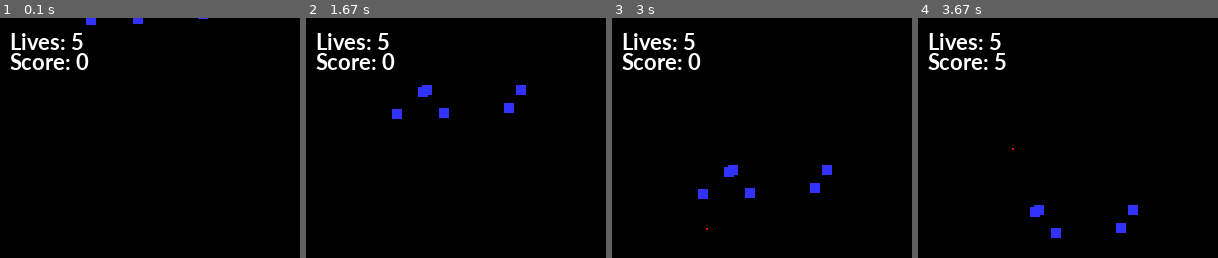
Above: before the commit, frames 1-4 (left to right).
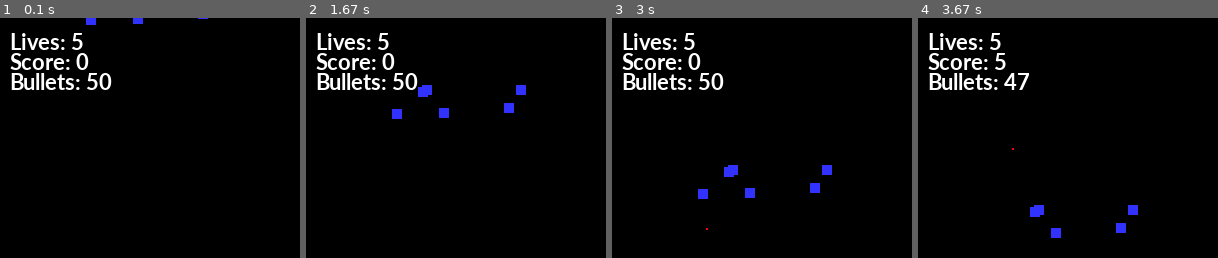
Above: after the commit, the same moments.

Repository: JavierRT7/RamosTurnes-classwork
Game: pygame game, started from pyGame/Space Invaders/Invaders.py
The game is run twice, just before and just after one commit, with the same random seed, the same clock (stepped at 60 frames per second) and the same inputs.
Inputs:
- Up to frame 1 (0.1 s): no input
- Up to frame 2 (1.67 s): hold Right 0.33-0.8 s; hold Up 0.83-1.13 s; hold Right 1.17-1.63 s
- Up to frame 3 (3 s): hold Left 1.67-2.2 s; hold Left 2.23-2.63 s; hold Up from 2.67 s (still down)
- Up to frame 4 (3.67 s): release Up at 3.03 s; hold Up from 3.07 s (still down)
The pictures show only the part of the screen within x 0-50%, y 0-50%; the shares and areas given below are measured in that part.

The runs differ from the first frame. In frame 1, 1.1% of the frame differs, in the area x 3-38%, y 22-30%; in frame 2, 1.1%; in frame 3, 1.1%; in frame 4, 1.1%.

Commit message:
Update Invaders.py

Diff:
--- a/pyGame/Space Invaders/Invaders.py
+++ b/pyGame/Space Invaders/Invaders.py
@@ -79,29 +79,50 @@
   def update(self):
     self.rect.y = self.rect.y - self.speed
 #End Class
-
+class Bottom(pygame.sprite.Sprite):
+  # Define the constructor for snow
+  def __init__(self, color, width, height):
+    # Set speed of the sprite
+    self.speed = 0
+    # Call the sprite constructor
+    super().__init__()
+    # Create a sprite and fill it with colour
+    self.image = pygame.Surface([width,height])
+    self.image.fill(color)
+    # Set the position of the sprite
+    self.rect = self.image.get_rect()
+    self.rect.x = 0
+    self.rect.y = 480
+    ### SRC - I'm not sure what the line below was trying to do...
+    ##self.rect = (300, size[0] - height)
+  #End Procedure
 # -- Exit game flag set to false
 done = False
 lives = 5
 Lives = "Lives: 5"
 score = 0
 Score = "Score: 0"
+Bullets = "Bullets: 50"
 # Create a list of the snow blocks
 invader_group = pygame.sprite.Group()
 player_group = pygame.sprite.Group()
 bullet_group = pygame.sprite.Group()
+bottom_group = pygame.sprite.Group()
 # Create a list of all sprites
 all_sprites_group = pygame.sprite.Group()
 # Create the snowflakes
 number_of_invaders = 10 # we are creating 50 snowflakes
 for x in range (number_of_invaders):
-    my_invader = Invader(BLUE, 10, 10, 1) # snowflakes are white with size 5 by 5 px
-    invader_group.add (my_invader) # adds the new snowflake to the group of snowflakes
-    all_sprites_group.add (my_invader) # adds it to the group of all Sprites
+    invader = Invader(BLUE, 10, 10, 1) # snowflakes are white with size 5 by 5 px
+    invader_group.add (invader) # adds the new snowflake to the group of snowflakes
+    all_sprites_group.add (invader) # adds it to the group of all Sprites
 #Next x
 player = Player(YELLOW, 10, 10, 50) # snowflakes are white with size 5 by 5 px
 player_group.add (player) # adds the new snowflake to the group of snowflakes
 all_sprites_group.add (player) # adds it to the group of all Sprites
+bottom = Bottom(BLACK, 700, 10) # snowflakes are white with size 5 by 5 px
+bottom_group.add (bottom) # adds the new snowflake to the group of snowflakes
+all_sprites_group.add (bottom) # adds it to the group of all Sprites
 # -- Manages how fast screen refreshes
 clock = pygame.time.Clock()
 ### -- Game Loop
@@ -129,56 +150,18 @@
   bullet_hit_group = pygame.sprite.groupcollide(bullet_group, invader_group, dokilla=False, dokillb=True, collided=None)
   for foo in bullet_hit_group:
           score = score + 5
-          if score == 5:
-            Score = "Score: 5"
-          #End If
-          if score == 10:
-            Score = "Score: 10"
-          #End If
-          if score == 15:
-            Score = "Score: 15"
-          #End If
-          if score == 20:
-            Score = "Score: 20"
-          #End If
-          if score == 25:
-            Score = "Score: 25"
-          #End If
-          if score == 30:
-            Score = "Score: 30"
-          #End If
-          if score == 35:
-            Score = "Score: 35"
-          #End If
-          if score == 40:
-            Score = "Score: 40"
-          #End If
-          if score == 45:
-            Score = "Score: 45"
-          #End If
-          if score == 50:
-            Score = "Score: 50"
-          #End If
+          Score = "Score: " + str(score)
+          Bullets = "Bullets: " + str(player.bullet_count)
   #Next Event
   # -- when invader hits the player add 5 to score.
   player_hit_group = pygame.sprite.spritecollide(player, invader_group, True)
   for foo in player_hit_group:
     lives = lives - 1
-    if lives == 4:
-      Lives = "Lives: 4"
-    #End If
-    if lives == 3:
-      Lives = "Lives: 3"
-    #End If
-    if lives == 2:
-      Lives = "Lives: 2"
-    #End If
-    if lives == 1:
-      Lives = "Lives: 1"
-    #End If
-    if lives == 0:
-      Lives = "Lives: 0"
-    #End If
+    Lives = "Lives: " + str(lives)
+  #Next Event
+  bottom_hit_group = pygame.sprite.spritecollide(invader, bottom_group, True)
+  for foo in bottom_hit_group:
+    invader.rect.y = 0
   #Next Event
   all_sprites_group.update()
   # -- Screen background is BLACK
@@ -190,6 +173,9 @@
   font = pygame.font.SysFont('Calibri', 25, True, False)
   text = font.render(Score, True, WHITE)
   screen.blit(text, [10, 30])
+  font = pygame.font.SysFont('Calibri', 25, True, False)
+  text = font.render(Bullets, True, WHITE)
+  screen.blit(text, [10, 50])
   all_sprites_group.draw (screen)
   # -- flip display to reveal new position of objects
   pygame.display.flip()
